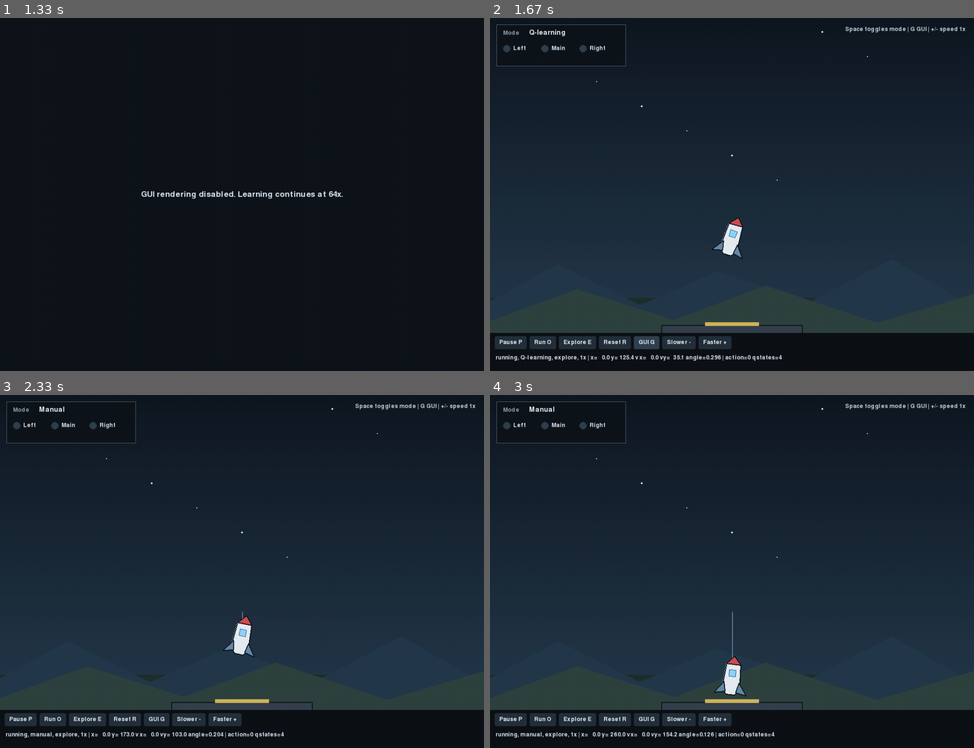
Above: before the commit, frames 1-4 (two rows, left to right).
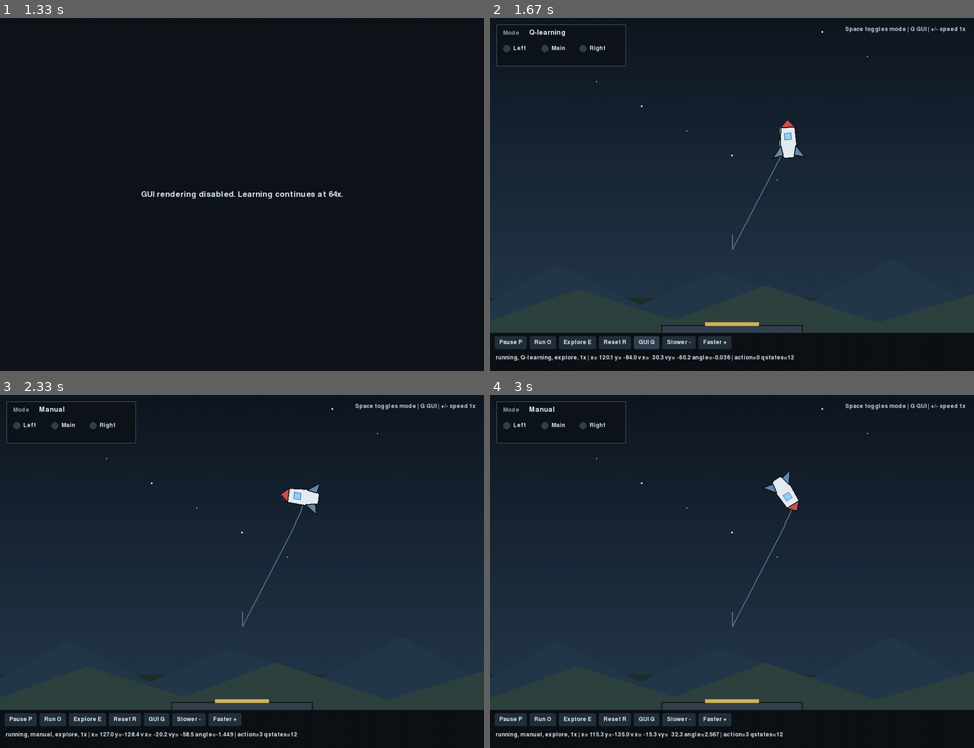
Above: after the commit, the same moments.

Repository: MiguelGavito/TDDC17
Game: pygame game, started from lab5-ReinforcementLearning/excercise/simulator.py
Two runs of this game, one before a commit and one after it. Both use one fixed random seed, a clock stepped at 60 frames per second and the inputs below.
Inputs (mouse positions are in pixels of both pictures, inside the frame that each line leads up to):
- Up to frame 1 (1.33 s): tap Space at 0.33 s; click "GUI G" at 0.72 s; tap Enter at 1 s
- Up to frame 2 (1.67 s): tap G at 1.37 s
- Up to frame 3 (2.33 s): click (251, 451) at 1.92 s; tap Space at 2.27 s
- Up to frame 4 (3 s): tap Space at 2.57, 2.77 s

Frame 1 is identical in both runs. In frame 2, 1.1% of the frame differs, in the area x 22-65%, y 28-98%; in frame 3, 1.1%; in frame 4, 1.2%, in the area x 20-64%, y 21-98%.

Commit message:
Cambios en state y reward en esto

Diff:
--- a/lab5-ReinforcementLearning/excercise/qlearning_controller.py
+++ b/lab5-ReinforcementLearning/excercise/qlearning_controller.py
@@ -66,9 +66,15 @@
         self.vy = self.cso.getObjectById("vy")
         self.angle = self.cso.getObjectById("angle")
 
+        # print(f"angle={self.angle:.2f}, vx={self.vx:.2f}, vy={self.vy:.2f}")
+        # f"X: {self.x} \nY: {self.y}"
+
+
         self.previous_vy = self.vy.getValue()
         self.previous_vx = self.vx.getValue()
         self.previous_angle = self.angle.getValue()
+
+
 
         self.left_engine = self.cso.getObjectById("rocket_engine_left")
         self.right_engine = self.cso.getObjectById("rocket_engine_right")
@@ -87,12 +93,41 @@
         # Explicitly switch off every engine that the action does not use.
         self.reset_rockets()
 
+        if action == 1:
+            self.middle_engine.setBursting(True)
+        elif action == 2:
+            self.left_engine.setBursting(True)
+        elif action == 3:
+            self.right_engine.setBursting(True)
+
     def tick(self, current_time):
         """Main decision loop. Called every iteration by the simulator."""
         self.iteration += 1
 
         if self.paused:
             return
+
+        #Codigo que hice de tutorial
+        # if self.vy.getValue() > -100:
+        #     self.middle_engine.setBursting(True)
+        # else:
+        #     self.middle_engine.setBursting(False)
+
+        # if self.vx.getValue() > 10:
+        #     self.right_engine.setBursting(True)
+        # elif self.vx.getValue() < -10:
+        #     self.left_engine.setBursting(True)
+        # else:
+        #     self.left_engine.setBursting(False)
+        #     self.right_engine.setBursting(False)
+
+
+        if self.iteration % 10 == 0:
+            print(
+                f"angle={self.angle.getValue():.2f}, "
+                f"vx={self.vx.getValue():.2f}, "
+                f"vy={self.vy.getValue():.2f}"
+            )
 
         # Exercise 4: Change these angle functions to the hover functions after
         # the angle controller works.
@@ -101,6 +136,7 @@
             self.vx.getValue(),
             self.vy.getValue(),
         )
+
 
         # Repeat the chosen action for a while, hoping to reach a new state.
         # This is a trick to speed up learning on this problem.
@@ -135,6 +171,15 @@
             # Exercise 3: Implement the Q-learning update here. Use
             # previous_reward, alpha(), GAMMA_DISCOUNT_FACTOR, and
             # get_max_action_q_value().
+            prev_q = self.qtable[prev_stateaction]
+            best_next_q = self.get_max_action_q_value(new_state)
+            alpha = self.alpha(self.ntable[prev_stateaction])
+
+            self.qtable[prev_stateaction] = prev_q + alpha * (
+                previous_reward
+                + self.GAMMA_DISCOUNT_FACTOR * best_next_q
+                - prev_q
+            )
 
             action = self.select_action(new_state)
             self.perform_action(action)
@@ -161,6 +206,7 @@
             self.previous_angle = self.angle.getValue()
             self.previous_action = action
 
+
         self.previous_state = new_state
 
     def alpha(self, num_tested):
--- a/lab5-ReinforcementLearning/excercise/state_and_reward.py
+++ b/lab5-ReinforcementLearning/excercise/state_and_reward.py
@@ -7,7 +7,19 @@
 
         # Exercise 1a: Discretize the angle and return a unique state.
 
-        state = "angle-state-not-implemented"
+
+        # 3 states base Recto, Izq, Der
+        # solo dice a donde apunta
+        # el angulo esta en punto decimal, 0.0 es hacia arriba 3.14 es apuntar hacia abajo
+        # los numeros positivos es que esta mirando a la derecha
+        # los negativos significa que hacia la izquierda, son espejo uno de otro
+
+        if abs(angle) < 1:
+            state = "Upward"
+        elif angle > 0:
+            state = "Rightward"
+        else:
+            state = "Leftward"
 
         return state
 
@@ -18,6 +30,21 @@
         # Exercise 1b: Return a reward that favors an upright rocket.
 
         reward = 0
+
+        if abs(angle) < 0.6:
+            reward += 5
+
+        if abs(vx) < 30:
+            reward += 5
+
+        if vy < 0:
+            reward += 10
+
+        # if vy < -300:
+        #     reward += 15
+
+
+
 
         return reward
 
